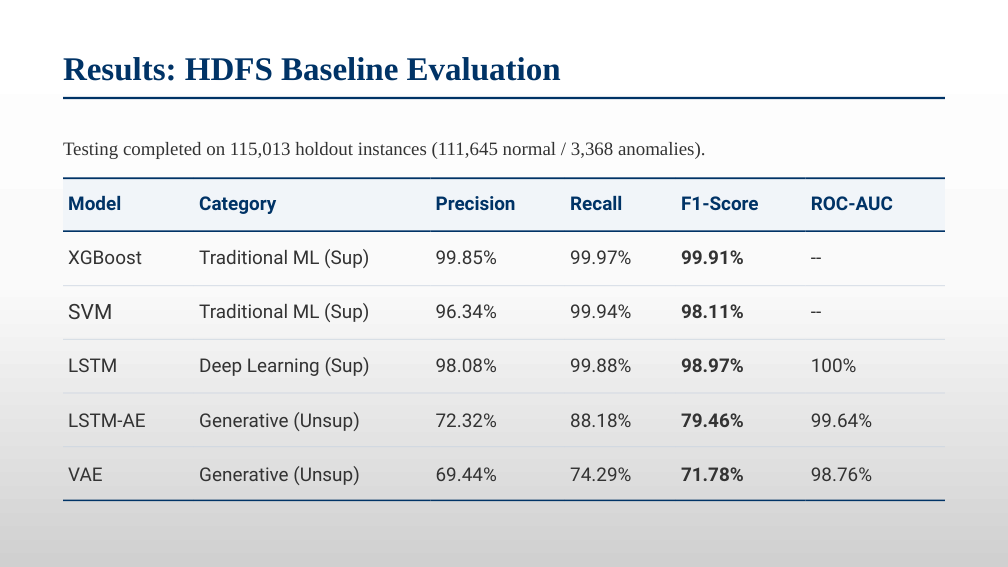
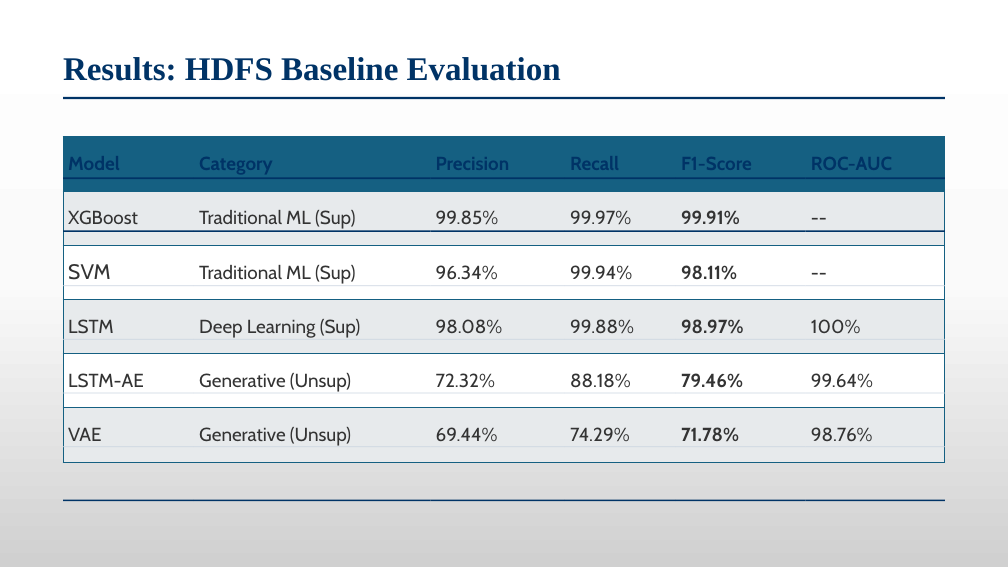
Before and after one commit to asadkhanofficial2341-beep/ASAD-thesis-files, a slide deck: slide 23 of docs/asad ppt thesis 21-10-2026.pptx. Drawn at 1008x567 pixels with LibreOffice and Linux fonts; fonts in the diff are those of the drawing. Boxes give left, top, right and bottom in pixels: in the first picture for what was removed or moved away, otherwise in the second. Text is boxed around its words. In the diff, an @@ line names an element or a change of style, - is before the commit and + after.

```diff
--- a/docs/asad ppt thesis 21-10-2026.pptx
+++ b/docs/asad ppt thesis 21-10-2026.pptx
@@ table at (63, 137, 945, 462) @@
@@ fill #F1F5F9 to #156082 in row 1 @@
@@ fill none to #E8EAED in 18 cells @@
@@ fill none to #FFFFFF in 12 cells @@
@@ font Roboto to Cabin @@
@@ borders changed @@
@@ table: place and size @@
-table at (63, 177, 945, 502)
+table at (63, 137, 945, 462)
@@ text removed at (63, 142, 706, 159) @@
-Testing completed on 115,013 holdout instances (111,645 normal / 3,368 anomalies).
```
Also in this commit, not shown: 2 slides added, 2 other files.
